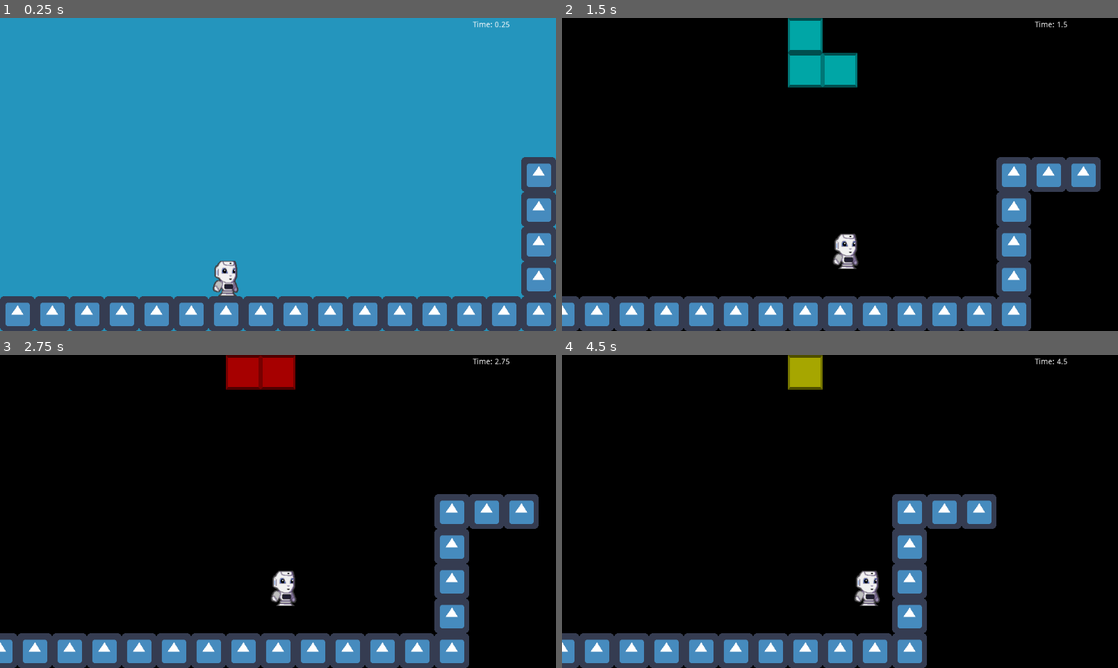
Above: before the commit, frames 1-4 (two rows, left to right).
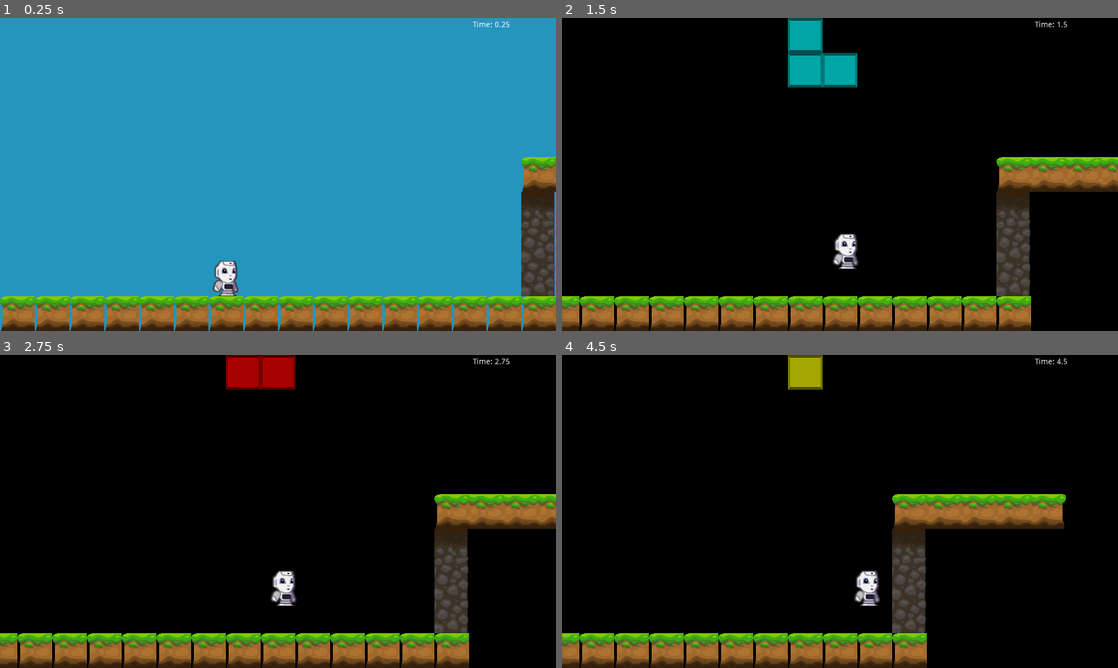
Above: after the commit, the same moments.

Repository: KavehNejad/Hack-2023
Game: Godot game, scene res://src/scenes/LevelOne.tscn
Two runs of this game, one before a commit and one after it. Both use one fixed random seed, a clock stepped at 60 frames per second and the inputs below. This scene is started directly instead of the project's main scene. The engine's default icon, where the game draws it, is replaced by a stand-in: a white triangle on a blue panel in a dark square.
Inputs:
- Up to frame 1 (0.25 s): no input
- Up to frame 2 (1.5 s): tap Enter (ui_accept) at 0.5 s; hold Right (right) from 0.53 s (still down); tap E (discard) at 0.6 s; tap Up (jump) at 0.77 s; tap F (game_mode_switch) at 1.35 s
- Up to frame 3 (2.75 s): tap Up (jump) at 1.52 s; release Right (right) at 2.03 s; hold A (left) from 2.03 s (still down); tap E (discard) at 2.1 s
- Up to frame 4 (4.5 s): release A (left) at 2.78 s; hold Right (right) 2.78-4.28 s; tap F (game_mode_switch) at 2.85, 4.35 s; tap Up (jump) at 3.02, 3.77 s; tap E (discard) at 3.6 s; hold A (left) from 4.28 s (still down)

The runs differ from the first frame. In frame 1, 14% of the frame differs, in the area x 0-100%, y 44-100%; in frame 2, 14%; in frame 3, 14%; in frame 4, 12%.
Error in both runs: Attempt to call function 'set_text' in base 'null instance' on a null instance. (res://src/scripts/world.gd:152)

Commit message:
Tile Maps of last 2 levels

Diff:
--- a/super-tetris-world/src/scenes/LevelOne.tscn
+++ b/super-tetris-world/src/scenes/LevelOne.tscn
@@ -16,7 +16,7 @@
 [node name="TileMap" type="TileMap" parent="."]
 tile_set = ExtResource( 1 )
 format = 1
-tile_data = PoolIntArray( 196638, 0, 0, 196639, 0, 0, 196640, 0, 0, 196641, 0, 0, 262159, 0, 0, 262160, 0, 0, 262161, 0, 0, 327695, 0, 0, 393231, 0, 0, 458767, 0, 0, 524288, 0, 0, 524289, 0, 0, 524290, 0, 0, 524291, 0, 0, 524292, 0, 0, 524293, 0, 0, 524294, 0, 0, 524295, 0, 0, 524296, 0, 0, 524297, 0, 0, 524298, 0, 0, 524299, 0, 0, 524300, 0, 0, 524301, 0, 0, 524302, 0, 0, 524303, 0, 0, 524314, 0, 0, 524315, 0, 0, 524316, 0, 0, 524317, 0, 0, 524318, 0, 0, 524319, 0, 0, 524320, 0, 0, 524321, 0, 0, 524322, 0, 0, 524323, 0, 0, 524324, 0, 0, 524325, 0, 0, 524326, 0, 0, 524327, 0, 0, 524328, 0, 0, 524329, 0, 0, 524330, 0, 0, 524331, 0, 0, 524332, 0, 0, 524333, 0, 0, 524334, 0, 0 )
+tile_data = PoolIntArray( 29, 4, 0, 30, 4, 0, 65565, 4, 0, 131101, 4, 0, 196637, 4, 0, 196638, 4, 0, 196639, 4, 0, 196640, 4, 0, 262159, 1, 0, 262160, 2, 0, 262161, 2, 0, 262162, 2, 0, 262163, 3, 0, 327695, 6, 0, 393231, 9, 0, 458767, 9, 0, 524288, 1, 0, 524289, 1, 0, 524290, 1, 0, 524291, 1, 0, 524292, 1, 0, 524293, 1, 0, 524294, 1, 0, 524295, 1, 0, 524296, 1, 0, 524297, 1, 0, 524298, 1, 0, 524299, 1, 0, 524300, 1, 0, 524301, 1, 0, 524302, 1, 0, 524303, 1, 0, 524314, 1, 0, 524315, 2, 0, 524316, 2, 0, 524317, 2, 0, 524318, 2, 0, 524319, 2, 0, 524320, 2, 0, 524321, 2, 0, 524322, 2, 0, 524323, 2, 0, 524324, 2, 0, 524325, 2, 0, 524326, 2, 0, 524327, 2, 0, 524328, 2, 0, 524329, 2, 0, 524330, 2, 0, 524331, 2, 0, 524332, 2, 0, 524333, 2, 0, 524334, 2, 0, 524335, 3, 0 )
 
 [node name="exit_portal" parent="." instance=ExtResource( 4 )]
 position = Vector2( 2849.93, 475.46 )
--- a/super-tetris-world/src/scenes/LevelTwo.tscn
+++ b/super-tetris-world/src/scenes/LevelTwo.tscn
@@ -16,7 +16,7 @@
 [node name="TileMap" type="TileMap" parent="."]
 tile_set = ExtResource( 1 )
 format = 1
-tile_data = PoolIntArray( 393228, 0, 0, 458764, 0, 0, 458772, 0, 0, 458780, 0, 0, 458787, 0, 0, 524288, 0, 0, 524289, 0, 0, 524290, 0, 0, 524291, 0, 0, 524292, 0, 0, 524293, 0, 0, 524294, 0, 0, 524295, 0, 0, 524296, 0, 0, 524297, 0, 0, 524298, 0, 0, 524299, 0, 0, 524300, 0, 0, 524301, 0, 0, 524302, 0, 0, 524303, 0, 0, 524304, 0, 0, 524305, 0, 0, 524306, 0, 0, 524307, 0, 0, 524308, 0, 0, 524309, 0, 0, 524310, 0, 0, 524311, 0, 0, 524312, 0, 0, 524313, 0, 0, 524314, 0, 0, 524315, 0, 0, 524316, 0, 0, 524317, 0, 0, 524318, 0, 0, 524319, 0, 0, 524320, 0, 0, 524321, 0, 0, 524322, 0, 0, 524323, 0, 0, 524324, 0, 0, 524325, 0, 0, 524326, 0, 0, 524327, 0, 0, 524328, 0, 0, 524329, 0, 0, 524330, 0, 0, 524331, 0, 0, 524332, 0, 0, 524333, 0, 0, 524334, 0, 0 )
+tile_data = PoolIntArray( 327692, 2, 0, 393228, 4, 0, 458764, 4, 0, 458772, 3, 0, 458780, 1, 0, 458787, 1, 0, 524288, 1, 0, 524289, 2, 0, 524290, 2, 0, 524291, 2, 0, 524292, 2, 0, 524293, 2, 0, 524294, 2, 0, 524295, 2, 0, 524296, 2, 0, 524297, 2, 0, 524298, 2, 0, 524299, 2, 0, 524300, 4, 0, 524301, 2, 0, 524302, 2, 0, 524303, 2, 0, 524304, 2, 0, 524305, 2, 0, 524306, 2, 0, 524307, 2, 0, 524308, 5, 0, 524309, 3, 0, 524310, 3, 0, 524311, 3, 0, 524312, 3, 0, 524313, 3, 0, 524314, 3, 0, 524315, 3, 0, 524316, 3, 0, 524317, 3, 0, 524318, 3, 0, 524319, 3, 0, 524320, 3, 0, 524321, 3, 0, 524322, 3, 0, 524323, 3, 0, 524324, 3, 0, 524325, 3, 0, 524326, 3, 0, 524327, 3, 0, 524328, 3, 0, 524329, 3, 0, 524330, 3, 0, 524331, 3, 0, 524332, 3, 0, 524333, 3, 0, 524334, 3, 0 )
 
 [node name="exit_portal" parent="." instance=ExtResource( 4 )]
 position = Vector2( 2849.93, 475.46 )
